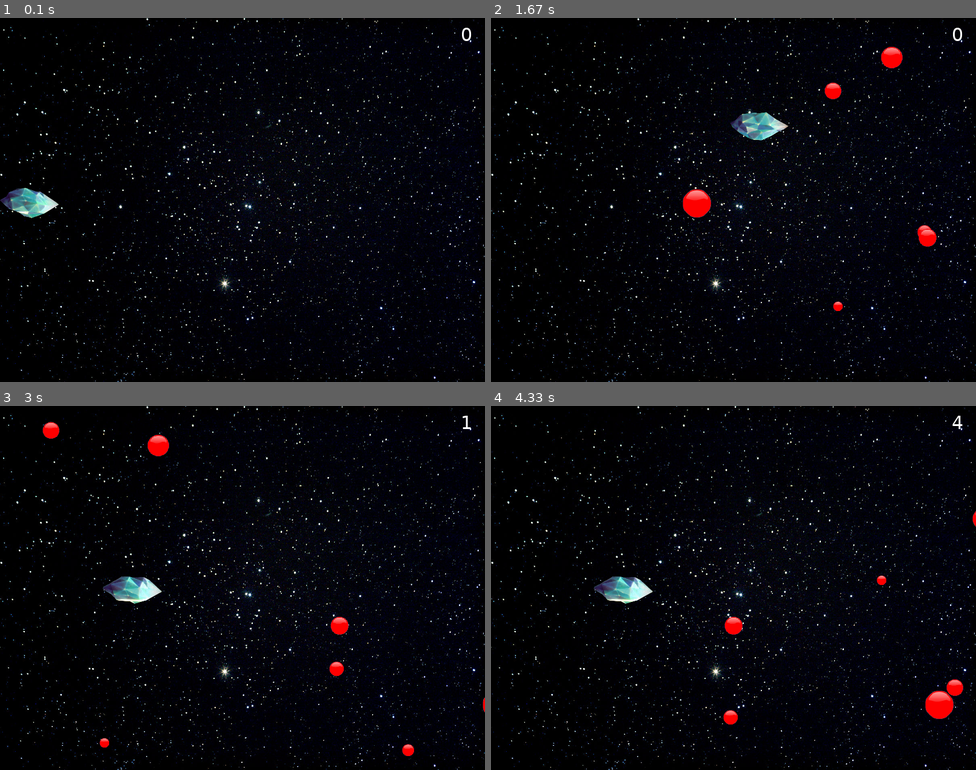
Above: before the commit, frames 1-4 (two rows, left to right).
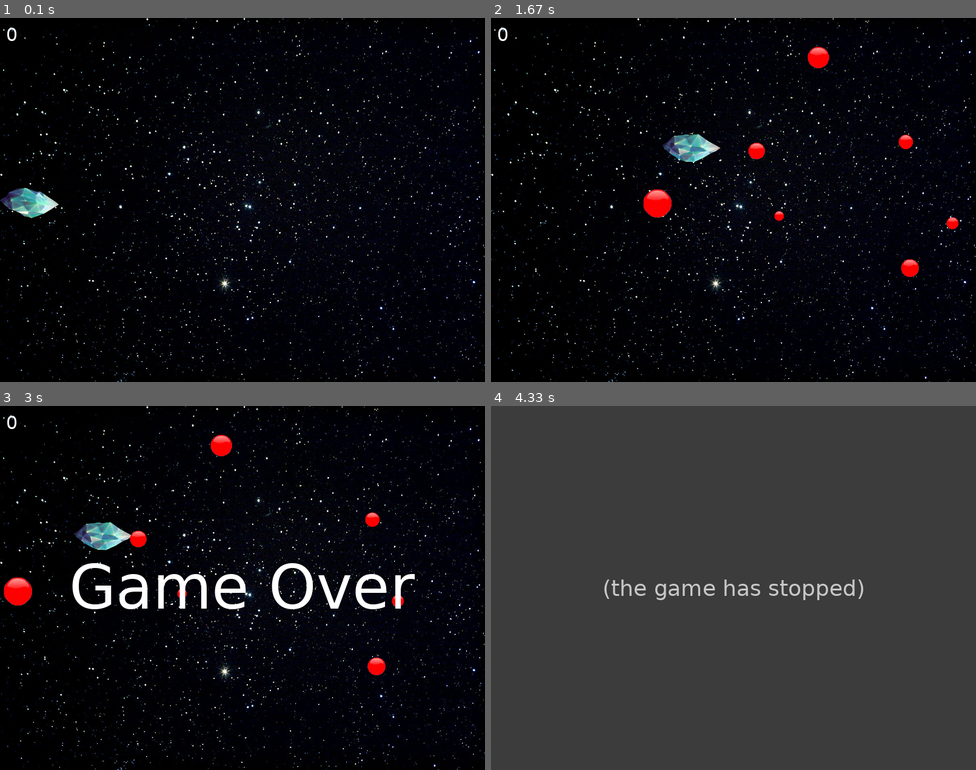
Above: after the commit, the same moments.

Repository: RafaelCastilhoCastro/PyGames_Projects
Game: pygame game, started from space_flying.py
Two runs of this game, one before a commit and one after it. Both use one fixed random seed, a clock stepped at 60 frames per second and the inputs below.
Inputs:
- Up to frame 1 (0.1 s): no input
- Up to frame 2 (1.67 s): hold Right 0.33-0.8 s; hold Up 0.83-1.13 s; hold Right 1.17-1.63 s
- Up to frame 3 (3 s): hold Left 1.67-2.2 s; hold Down 2.23-2.53 s
- Up to frame 4 (4.33 s): no input

The runs differ from the first frame. In frame 1, less than 0.1% of the frame differs, in the area x 1-98%, y 2-7%; in frame 2, 3.2%; in frame 3, 5.3%; in frame 4, 100%, in the area x 0-100%, y 0-100%.
After the commit the program exited at 4.23 s; later frames show no game.

Commit message:
Top/bottom screen enemies despawn

Diff:
--- a/space_flying.py
+++ b/space_flying.py
@@ -39,25 +39,41 @@
         self.image = pygame.transform.scale(self.image, (self.size, self.size))
         self.surf = pygame.Surface((self.size, self.size))
         self.rect = self.surf.get_rect()
-        self.rect.x = screen_width + self.surf.get_width() + random.randint(0, 500)
+        self.rect.x = screen_width + self.surf.get_width() + random.randint(0, 300)
         self.rect.y = random.randint(0, screen_height/2) + random.randint(0, screen_height/2)
-        self.spd = random.randint(1, 5) * random.randint(1, 3)
-        self.type = random.randint(1, 3)
+        self.x_spd = random.randint(1, 5) * random.randint(1, 3)
+        self.y_spd = 0
+        self.type = random.randint(1, 3)        #Type 0 horizontal. Type 1 ascending. Type 2 descending.
 
     def move(self):
         global score
-        self.rect.move_ip(((self.spd * speed)/2) * -1, 0)
+        self.rect.move_ip(((self.x_spd * speed)/2) * -1, 0)
+
         if self.type == 1:
-            self.rect.move_ip(0, -1)
+            if self.y_spd == 0:     # Softens the Y decrease
+                self.y_spd = -1
+            else:
+                self.y_spd = 0
         elif self.type == 2:
-            self.rect.move_ip(0, 1)
+            if self.y_spd == 0:     # Softens the Y increase
+                self.y_spd = 1
+            else:
+                self.y_spd = 0
+
+        self.rect.move_ip(0, self.y_spd)
 
         if self.rect.right < 0:
             score += 1
-            self.spd = random.randint(1, 5) * random.randint(1, 3)
-            self.rect.right = screen_width + self.surf.get_width()
+            self.x_spd = random.randint(1, 5) * random.randint(1, 3)
             self.rect.center = (screen_width + self.surf.get_width(), (random.randint(0, screen_height)))
 
+        if self.rect.bottom < 0:
+            self.x_spd = random.randint(1, 5) * random.randint(1, 3)
+            self.rect.center = (screen_width + self.surf.get_width(), (random.randint(0, screen_height)))
+
+        if self.rect.top > screen_height:
+            self.x_spd = random.randint(1, 5) * random.randint(1, 3)
+            self.rect.center = (screen_width + self.surf.get_width(), (random.randint(0, screen_height)))
 
 class Player(pygame.sprite.Sprite):
     def __init__(self):
@@ -70,20 +86,25 @@
     def move(self):
         pressed_keys = pygame.key.get_pressed()
         if pressed_keys[K_UP] and self.rect.top >= 0:
-            self.rect.move_ip(0, -7)
+            self.rect.move_ip(0, -5)
             if self.spin > -3:
-                self.spin -= 0.3
-        if pressed_keys[K_DOWN] and self.rect.bottom <= 600:
-            self.rect.move_ip(0, 7)
+                self.spin -= 0.4
+        elif pressed_keys[K_DOWN] and self.rect.bottom <= 600:
+            self.rect.move_ip(0, 5)
             if self.spin < 3:
-                self.spin += 0.3
-        if pressed_keys[K_LEFT] and self.rect.left >= 0:
-            self.rect.move_ip(-7, 0)
-        if pressed_keys[K_RIGHT] and self.rect.right <= 800:
-            self.rect.move_ip(7, 0)
+                self.spin += 0.4
+        elif pressed_keys[K_LEFT] and self.rect.left >= 0:
+            self.rect.move_ip(-5, 0)
+        elif pressed_keys[K_RIGHT] and self.rect.right <= 800:
+            self.rect.move_ip(5, 0)
 
         player_pos = "images/player_pos{}.png".format(str(int(self.spin)))
         self.image = pygame.image.load(player_pos)
+
+
+# def score_inc(self):
+#     global score
+#     score += 1
 
 
 P1 = Player()
@@ -121,6 +142,7 @@
 
 inc_speed = pygame.USEREVENT + 1
 pygame.time.set_timer(inc_speed, 1000)
+# pygame.time.set_timer(score_inc, 1000)
 
 while True:
     for event in pygame.event.get():
@@ -139,7 +161,7 @@
 
     display_surf.blit(background_img, (0, 0))
     scores_text = font_small.render(str(score), True, white)
-    display_surf.blit(scores_text, (760, 10))
+    display_surf.blit(scores_text, (10, 10))
 
     # DRAWS AND MOVES SPRITES
     display_surf.blit(P1.image, P1.rect)
@@ -163,7 +185,7 @@
     FPS.tick(fps_max)
 
 """
-enemies despawn on y axis border
+make score time-based
 
 Multiple lives or health bar
 
@@ -178,9 +200,6 @@
 player movements through mouse
 
 Done:
-added player spites for up/down movement
-tweaked player speed
-tweaked enemies speed
 
 
 """
